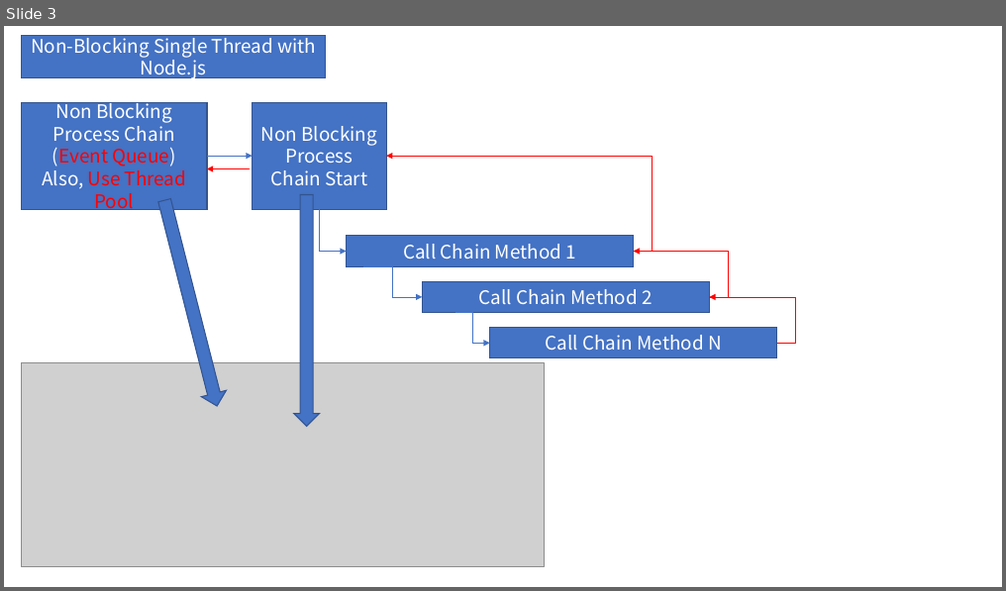
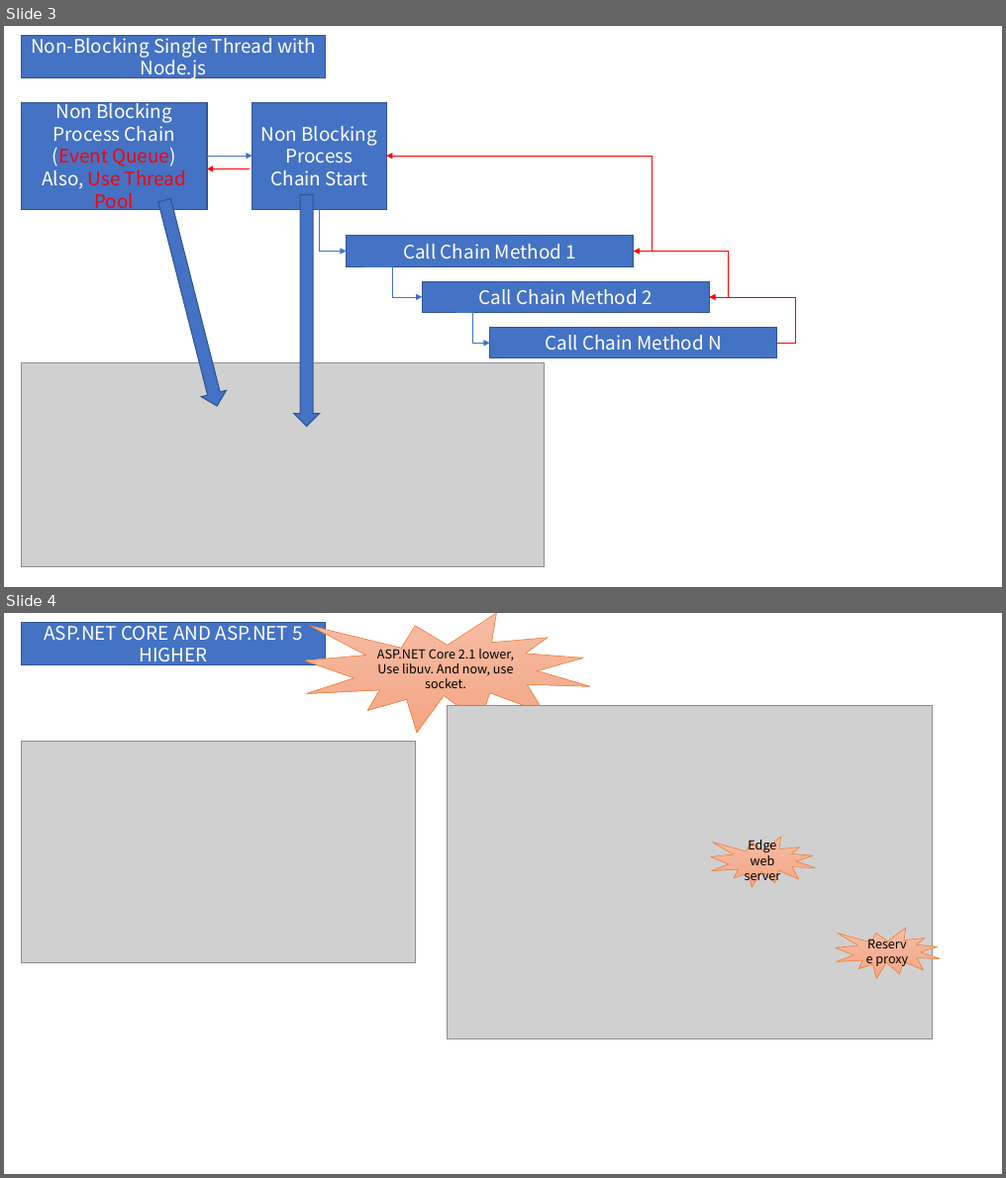
Before and after one commit to nameofSEOKWONHONG/nameofSEOKWONHONG, a slide deck: Application Server Architecture/blocking, non-blocking diff.pptx. Shown one above the other, each under a label of ours: slide 3 before the commit, slides 3 and 4 after it. The pictures are 1006x591 and 1006x1178 pixels, drawn with LibreOffice and Linux fonts; fonts in the diff are those of the drawing; grey boxes stand for pictures. Boxes give left, top, right and bottom in pixels: in the first picture for what was removed or moved away, otherwise in the second. Text is boxed around its words. In the diff, an @@ line names an element or a change of style, - is before the commit and + after.

```diff
--- a/Application Server Architecture/blocking, non-blocking diff.pptx
+++ b/Application Server Architecture/blocking, non-blocking diff.pptx
@@ slide 4 added at (4, 613, 1002, 1174), background #FFFFFF @@
@@ rectangle added at (21, 623, 325, 665), fill #4472C4, outline #325491 1 pt, 18 pt, text #FFFFFF @@
+ASP.NET CORE AND ASP.NET 5 HIGHER
@@ irregular seal added at (305, 613, 590, 733), fill gradient #F7BDA5 to #F5B196 to #F8A582, outline #ED7D31 0.5 pt, 12 pt, text #000000 @@
+ASP.NET Core 2.1 lower, Use libuv. And now, use socket.
@@ picture added at (448, 705, 933, 1039) @@
@@ picture added at (21, 742, 416, 963) @@
@@ irregular seal added at (711, 837, 815, 888), fill gradient #F7BDA5 to #F5B196 to #F8A582, outline #ED7D31 0.5 pt, 12 pt, text #000000 @@
+Edge web server
@@ irregular seal added at (836, 928, 940, 979), fill gradient #F7BDA5 to #F5B196 to #F8A582, outline #ED7D31 0.5 pt, 12 pt, text #000000 @@
+Reserve proxy
```
Also in this commit, not shown: 2 slides changed.
